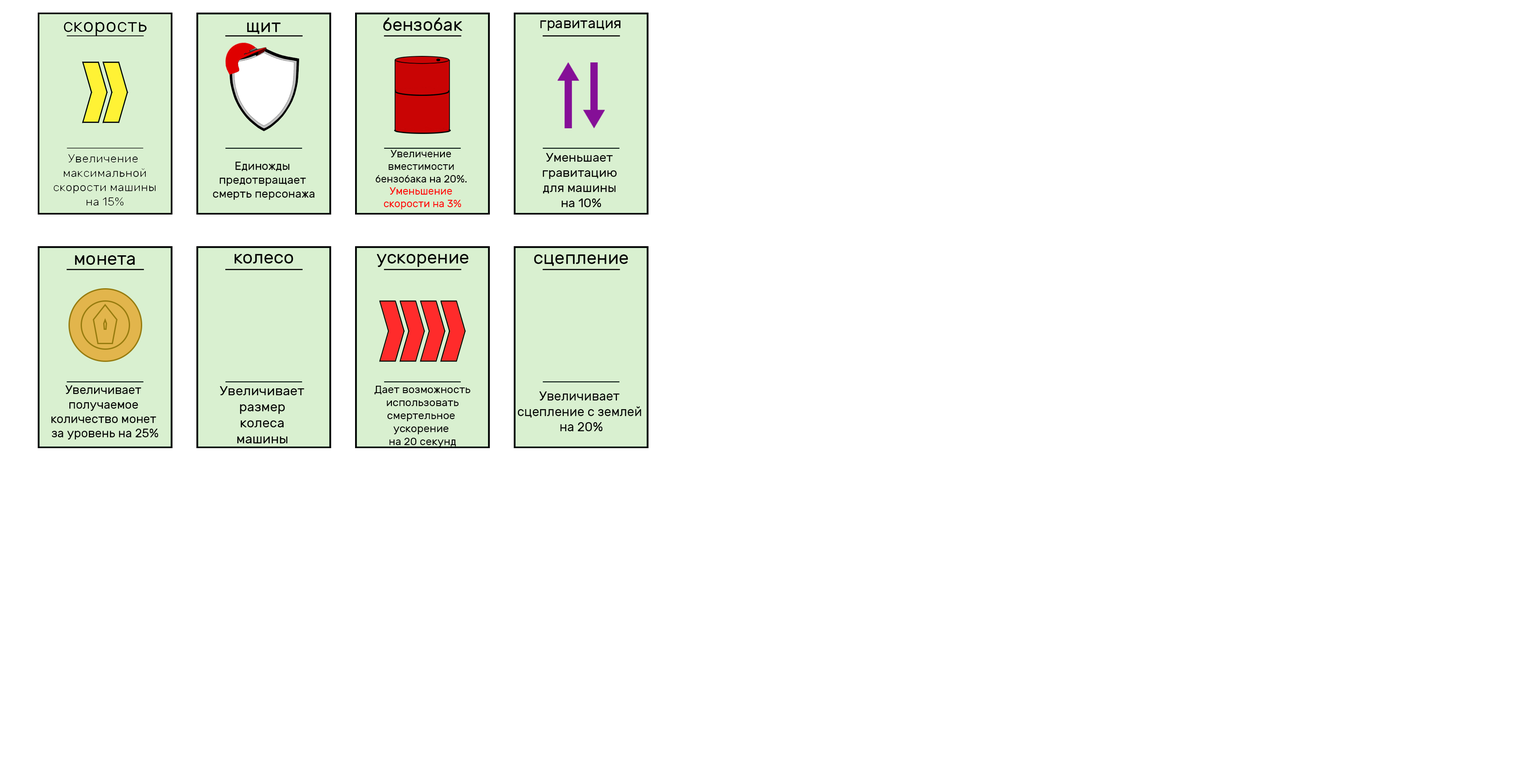
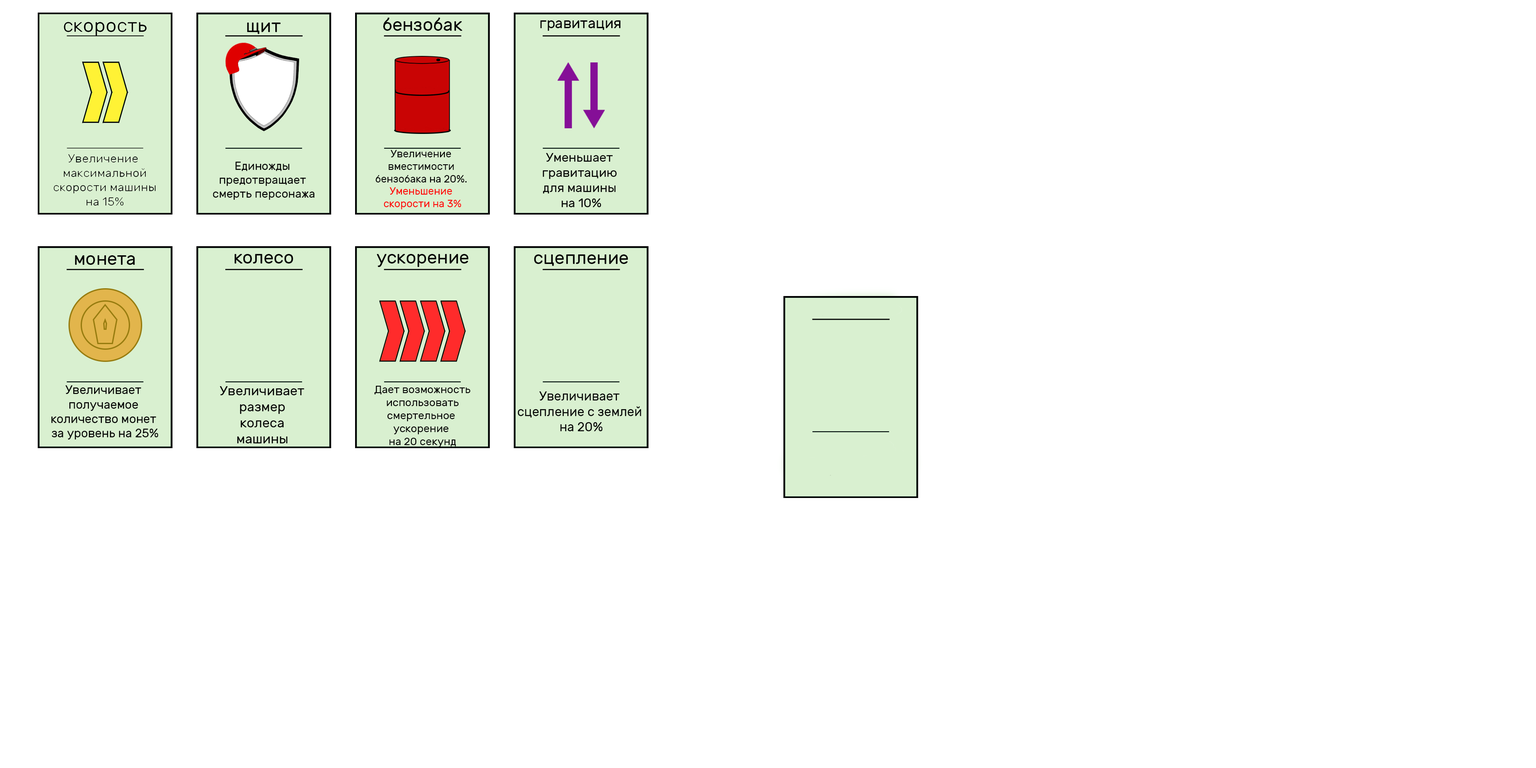
Layered file, before and after one edit (1536x768). Changes by layer:
added layer "Прямоугольник 1" (1st of 4) above "Слой 1" over left=778, top=289, right=921, bottom=499
